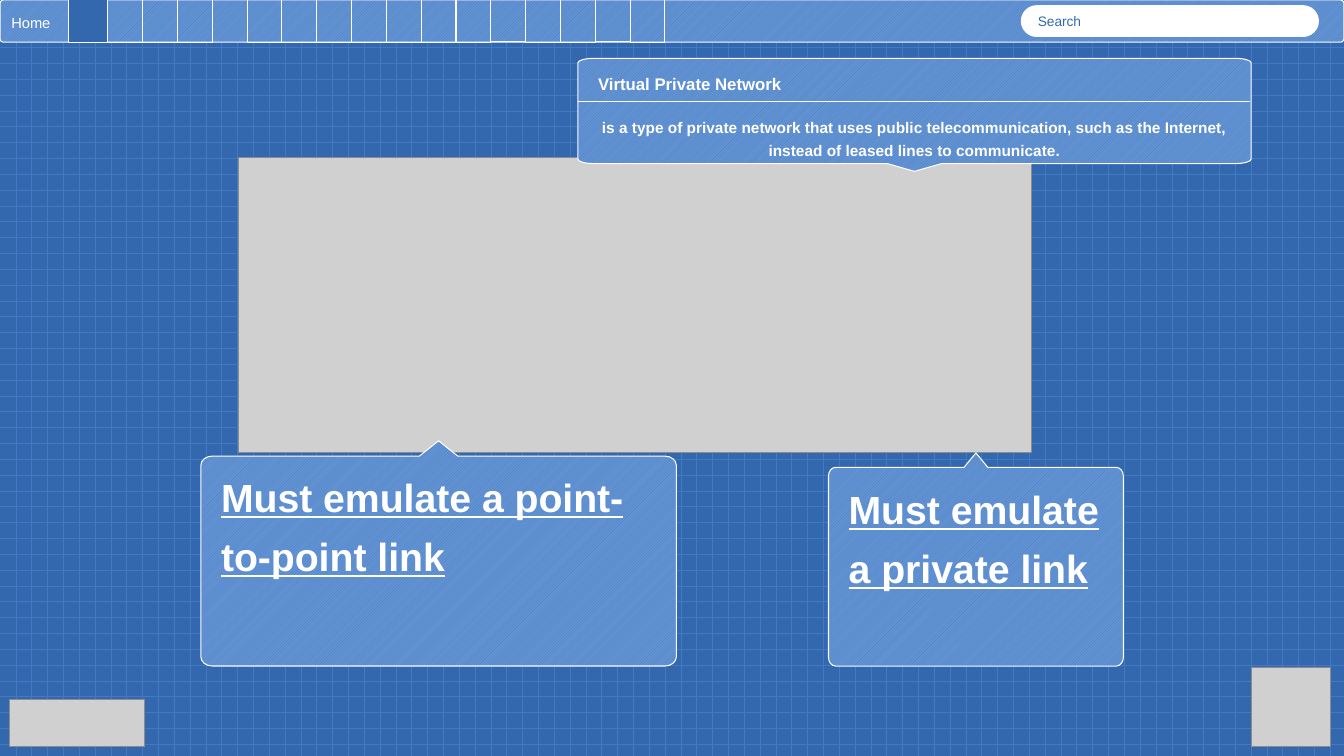
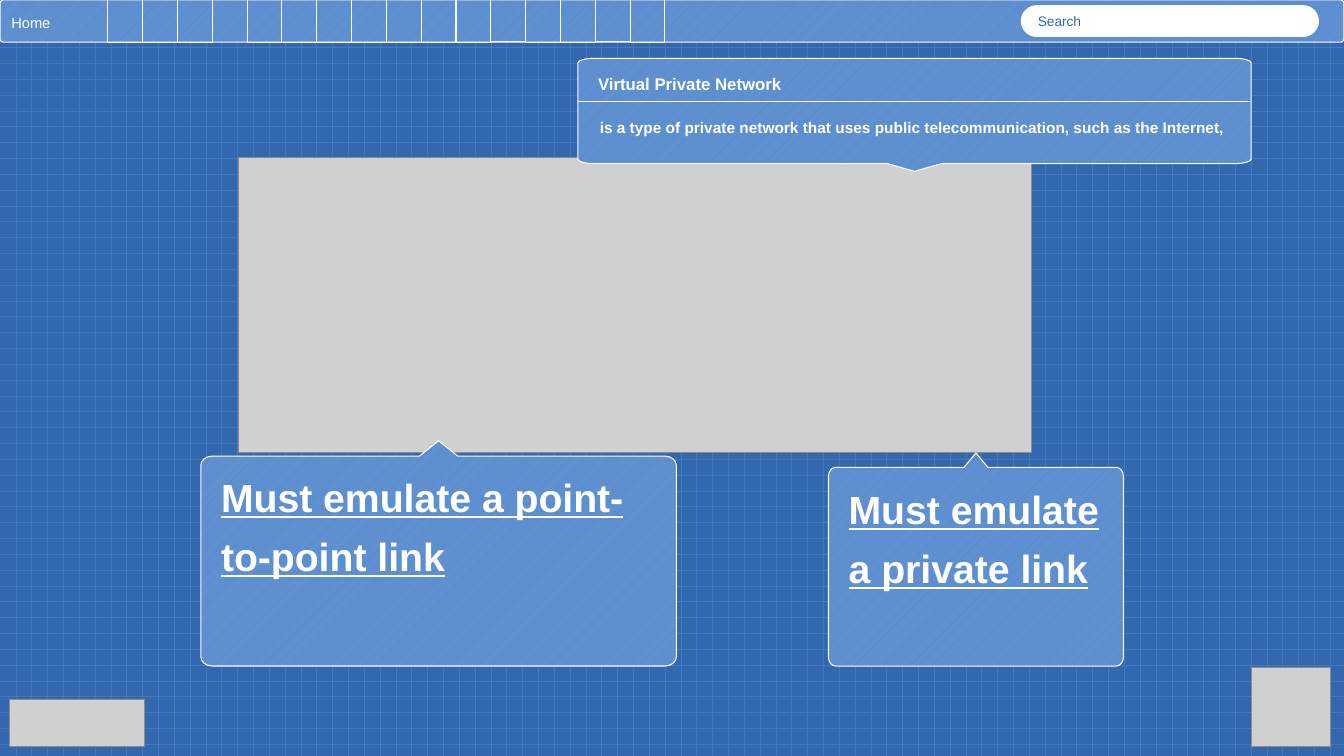
Before and after one commit to austinsonger/DataCommunicationsandNetworking-RobertMorrisUniversity, a slide deck: slide 2 of Virtual Private Networks.pptx (slide 3 before the commit). Drawn at 1344x756 pixels with LibreOffice and Linux fonts; fonts in the diff are those of the drawing; grey boxes stand for pictures. Boxes give left, top, right and bottom in pixels: in the first picture for what was removed or moved away, otherwise in the second. Text is boxed around its words. In the diff, an @@ line names an element or a change of style, - is before the commit and + after.

Commit message:
Final Presentation

```diff
--- a/Virtual Private Networks.pptx
+++ b/Virtual Private Networks.pptx
@@ rectangle removed at bbox=[69, 0, 108, 42] @@
@@ text in freeform shape at bbox=[600, 122, 1224, 136]: text changed @@
-is a type of private network that uses public telecommunication, such as the Internet, instead of leased lines to communicate.
+is a type of private network that uses public telecommunication, such as the Internet,
```
Also in this commit, not shown: 18 other slides changed, 7 slides added, 19 slides removed, 3 other files.
